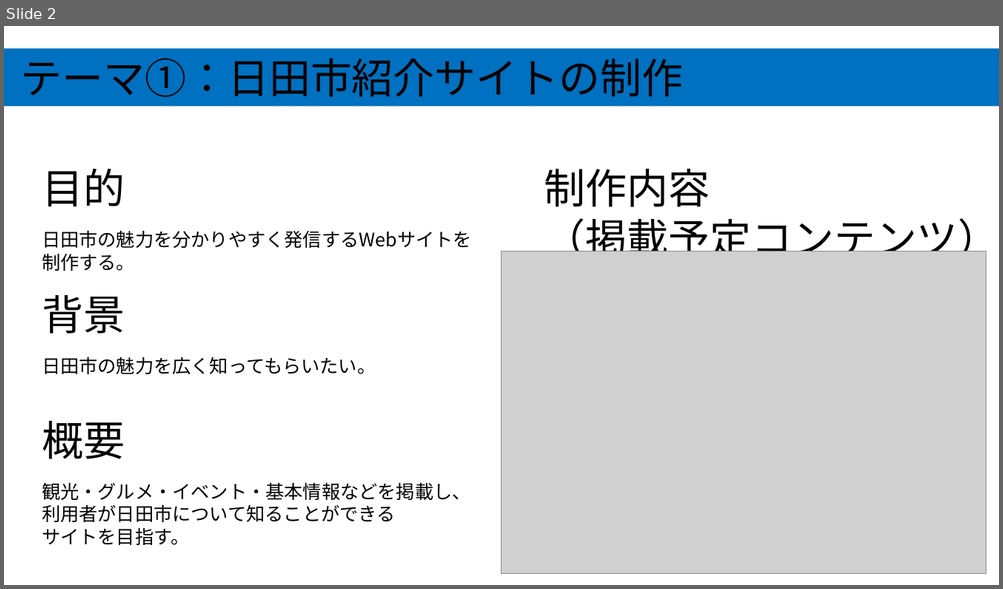
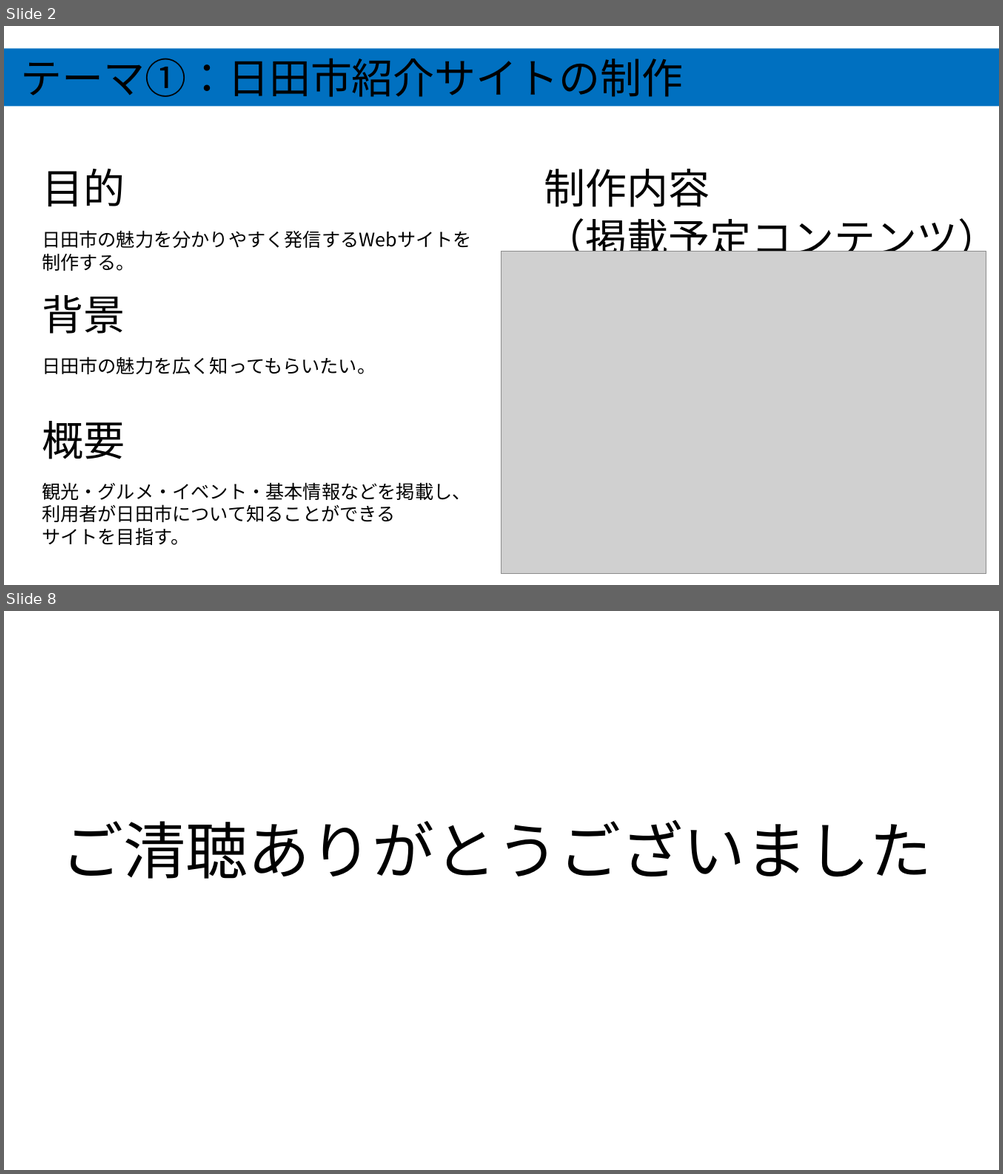
Before and after one commit to ckg25098-lang/zemi, a slide deck: 中間発表.pptx. Shown one above the other, each under a label of ours: slide 2 before the commit, slides 2 and 8 after it; the slides between them are not shown. The pictures are 1003x589 and 1003x1174 pixels, drawn with LibreOffice and Linux fonts; fonts in the diff are those of the drawing; grey boxes stand for pictures. Boxes give left, top, right and bottom in pixels: in the first picture for what was removed or moved away, otherwise in the second. Text is boxed around its words. In the diff, an @@ line names an element or a change of style, - is before the commit and + after.

```diff
--- a/中間発表.pptx
+++ b/中間発表.pptx
@@ slide 8 added at [4, 611, 999, 1170], background #FFFFFF @@
@@ text added at [62, 820, 932, 879], 60 pt, text #000000 @@
+ご清聴ありがとうございました
```
Also in this commit, not shown: 3 slides changed, 3 other slides added, 1 slide removed, 2 other files.
